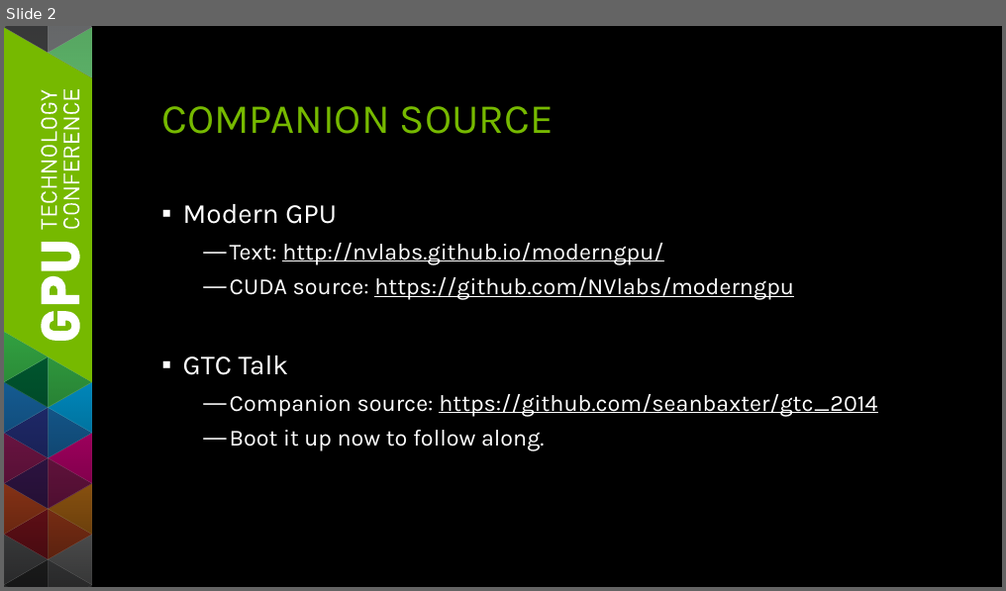
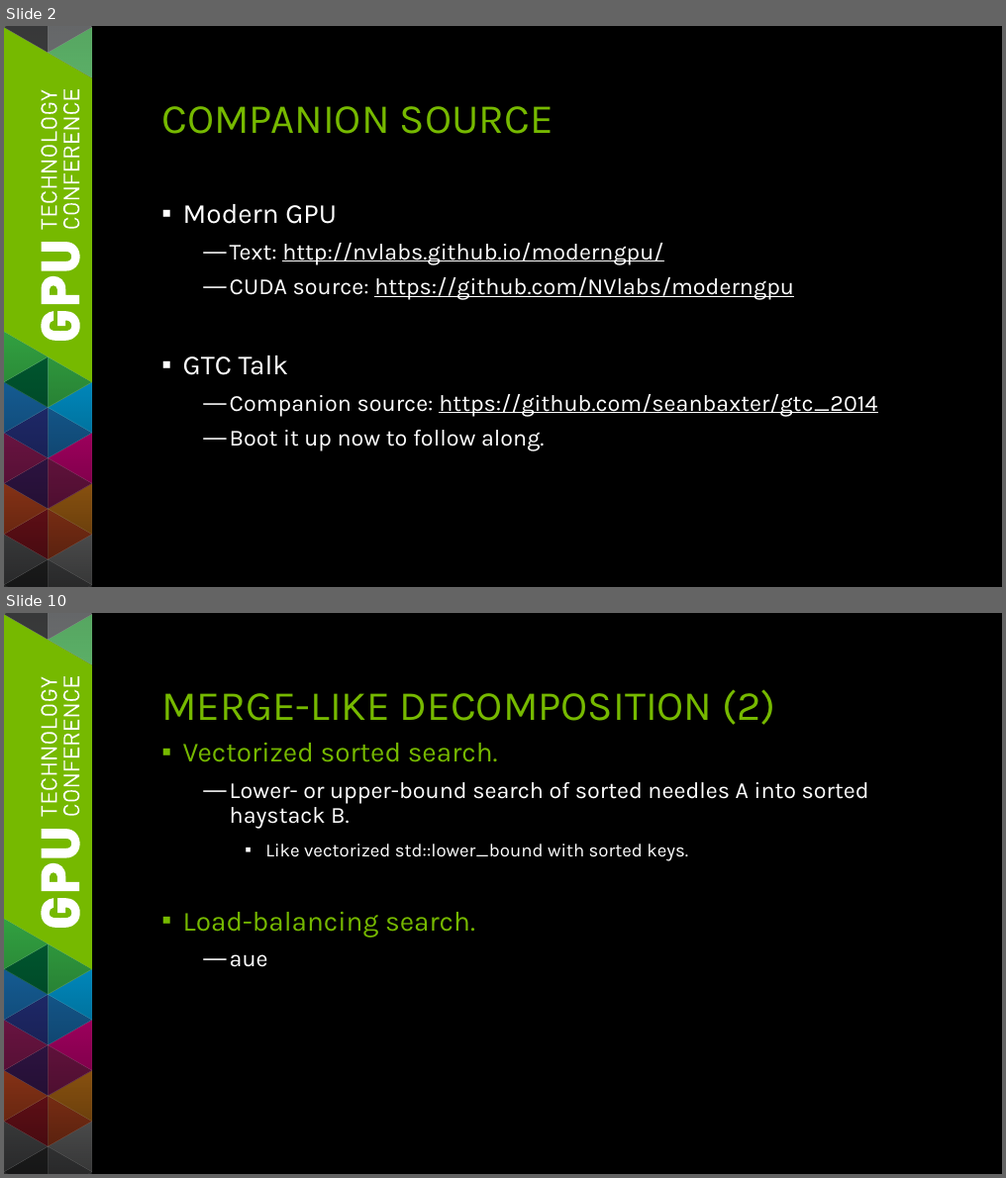
Before and after one commit to seanbaxter/gtc_2014, a slide deck: gtc_2014_sean_baxter.pptx. Shown one above the other, each under a label of ours: slide 2 before the commit, slides 2 and 10 after it; the slides between them are not shown. The pictures are 1006x591 and 1006x1178 pixels, drawn with LibreOffice and Linux fonts; fonts in the diff are those of the drawing. Boxes give left, top, right and bottom in pixels: in the first picture for what was removed or moved away, otherwise in the second. Text is boxed around its words. In the diff, an @@ line names an element or a change of style, - is before the commit and + after.

```diff
--- a/gtc_2014_sean_baxter.pptx
+++ b/gtc_2014_sean_baxter.pptx
@@ slide 10 added at (4,613,1002,1174), background #000000; not listed: 101 template elements that a slide beside it also shows @@
@@ title added at (161,689,776,725), 36 pt, text #76B900 @@
+MERGE-LIKE DECOMPOSITION (2)
@@ text added at (183,743,869,967), 20 pt, text #FFFFFF @@
+▪ Vectorized sorted search.
+  — Lower- or upper-bound search of sorted needles A into sorted haystack B.
+    ▪ Like vectorized std::lower_bound with sorted keys.
+▪ Load-balancing search.
+  — aue
```
Also in this commit, not shown: 3 slides changed, 12 other slides added, 4 slides removed, 4 other files.
